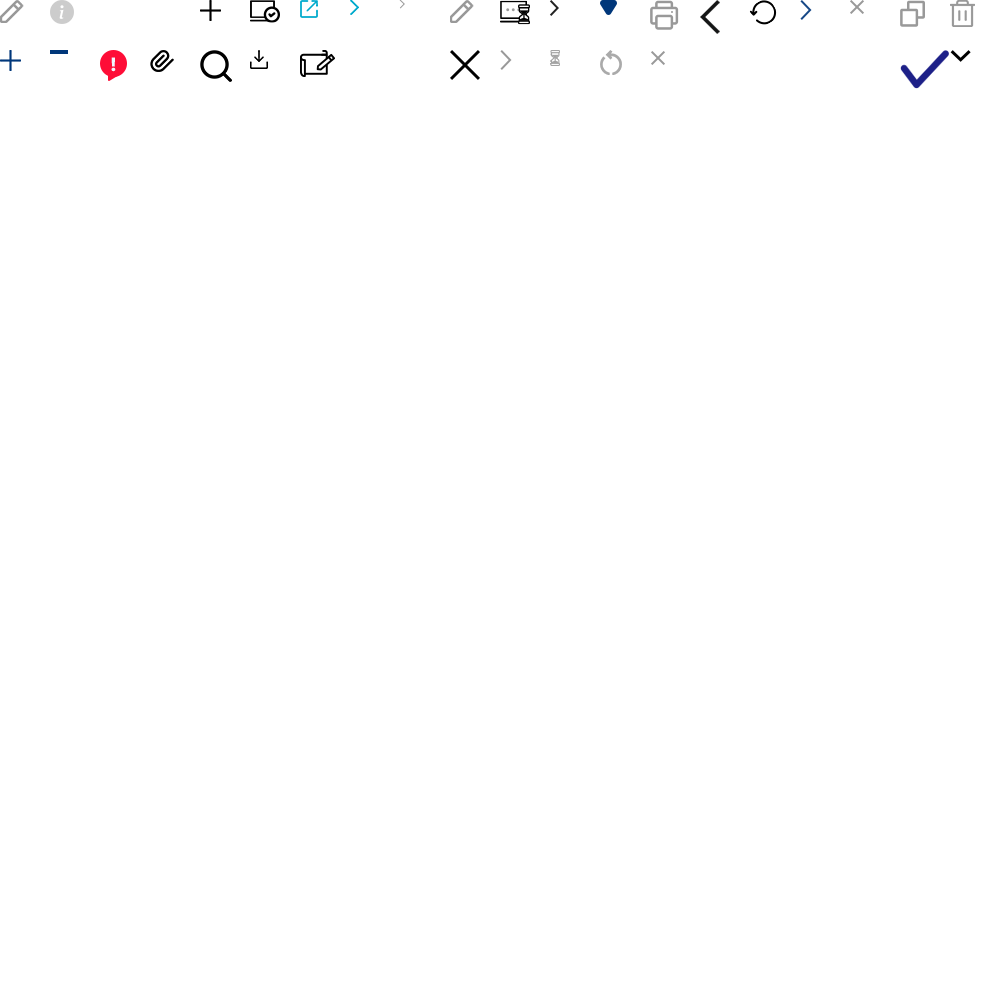
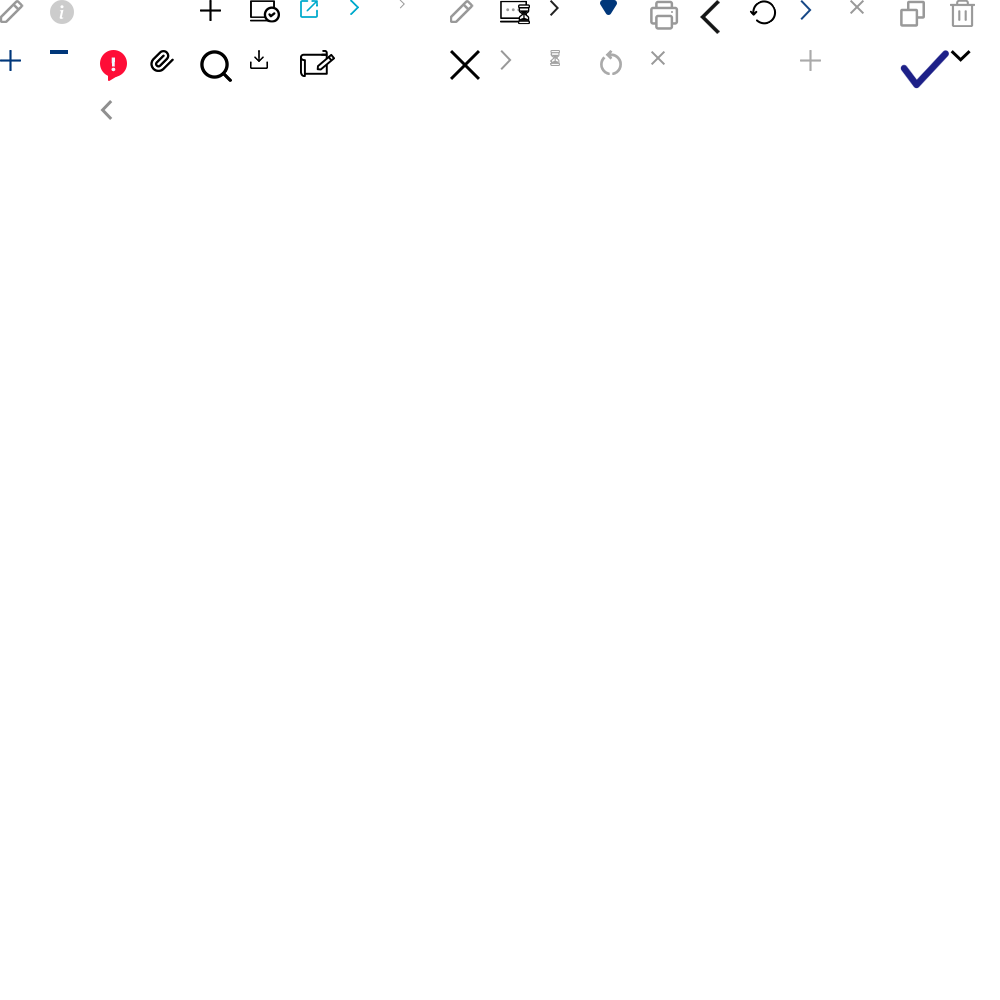
The second 1000px x 1000px image is a revision of the first. Changes to its layers:
added layer "레이어 79" in group "그룹 3" over (100, 100, 113, 120)
added layer "레이어 78" in group "그룹 2" over (800, 50, 821, 71)
